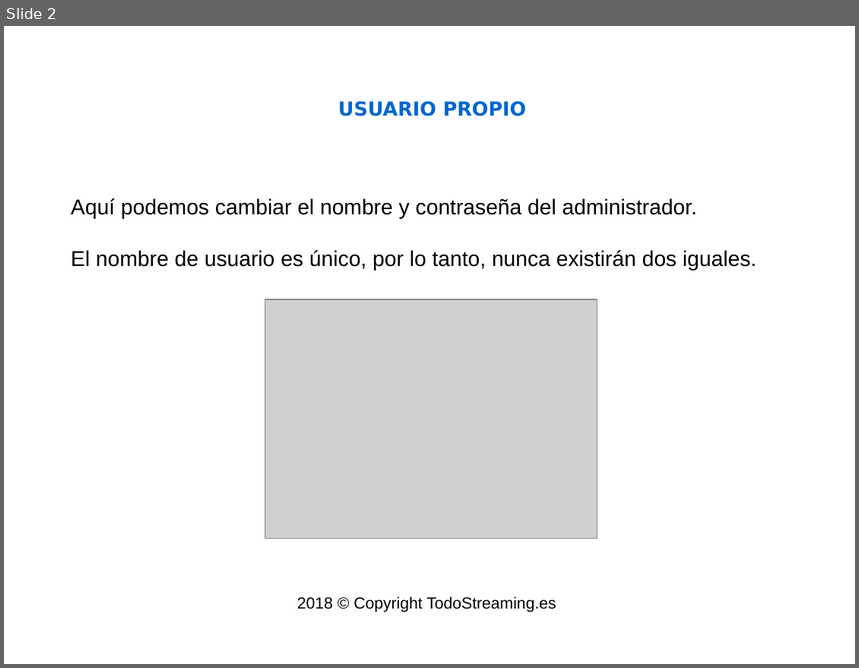
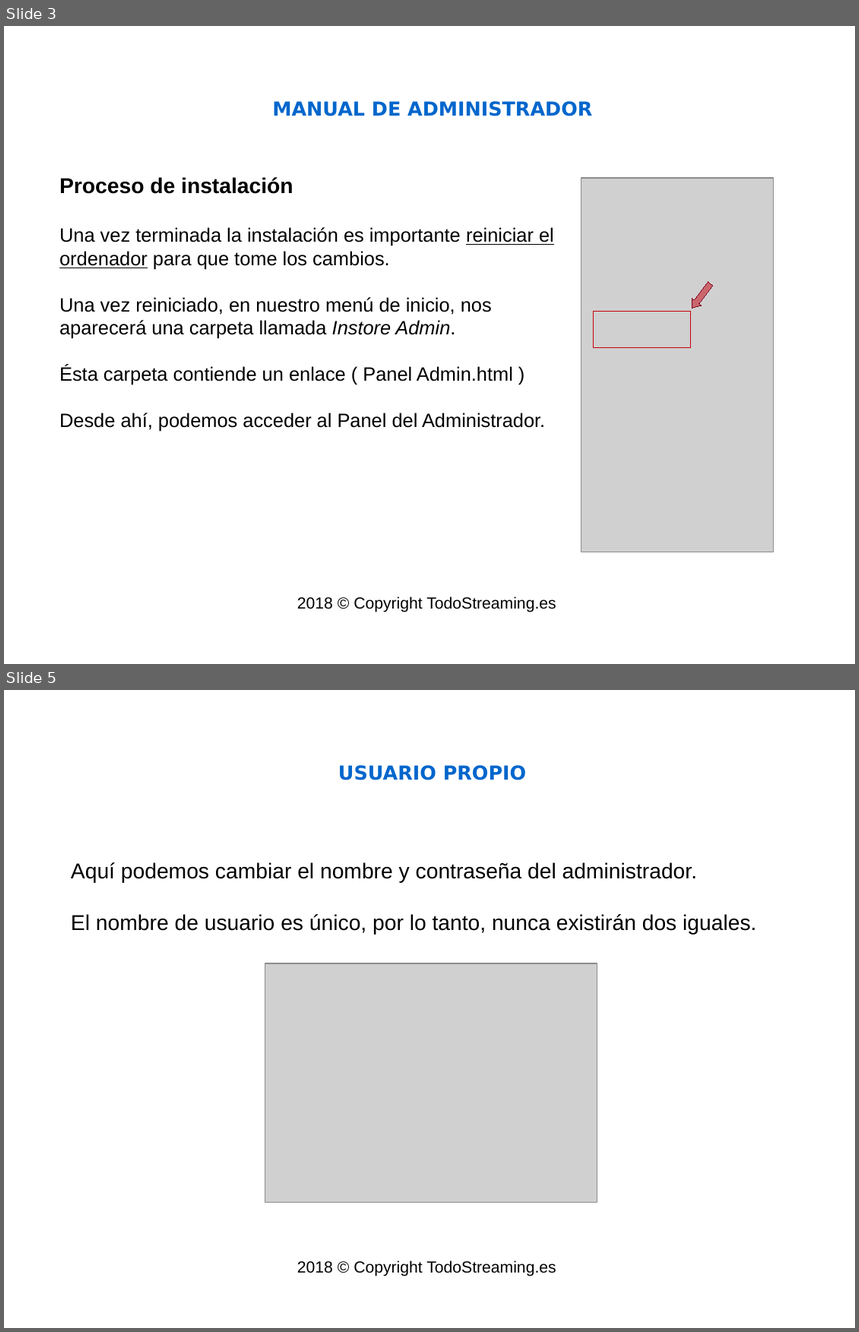
Before and after one commit to isaacml/instore, a slide deck: docs/Manual Administrador.odp. Shown one above the other, each under a label of ours: slide 2 before the commit, slides 3 and 5 after it; the slides between them are not shown. The pictures are 859x668 and 859x1332 pixels, drawn with LibreOffice and Linux fonts; fonts in the diff are those of the drawing; grey boxes stand for pictures; background and template pictures are left out. Boxes give left, top, right and bottom in pixels: in the first picture for what was removed or moved away, otherwise in the second. Text is boxed around its words. In the diff, an @@ line names an element or a change of style, - is before the commit and + after.

Commit message:
Actualizaciones: manuales y software

```diff
--- a/docs/Manual Administrador.odp
+++ b/docs/Manual Administrador.odp
@@ slide 3 added at [4, 26, 855, 664], background picture (left out) @@
@@ title added at [272, 101, 592, 116], 18 pt, text #0066CC, bold @@
+MANUAL DE ADMINISTRADOR
@@ subtitle added at [59, 177, 554, 432], 18 pt, text #000000 @@
+Proceso de instalación
+Una vez terminada la instalación es importante reiniciar el ordenador para que tome los cambios.
+Una vez reiniciado, en nuestro menú de inicio, nos aparecerá una carpeta llamada Instore Admin.
+Ésta carpeta contiende un enlace ( Panel Admin.html )
+Desde ahí, podemos acceder al Panel del Administrador.
@@ picture added at [582, 178, 774, 552] @@
@@ down arrow added at [687, 281, 715, 313], fill #C5000B at 50% opacity, outline #7E0021 0 pt @@
@@ rectangle added at [594, 312, 692, 348], outline #C5000B 0 pt @@
@@ text added at [297, 597, 556, 613], 15 pt, text #000000 @@
+2018 © Copyright TodoStreaming.es
@@ what was slide 2 is now slide 5 @@
```
Also in this commit, not shown: 1 slide changed, 2 other slides added, 18 other files.
